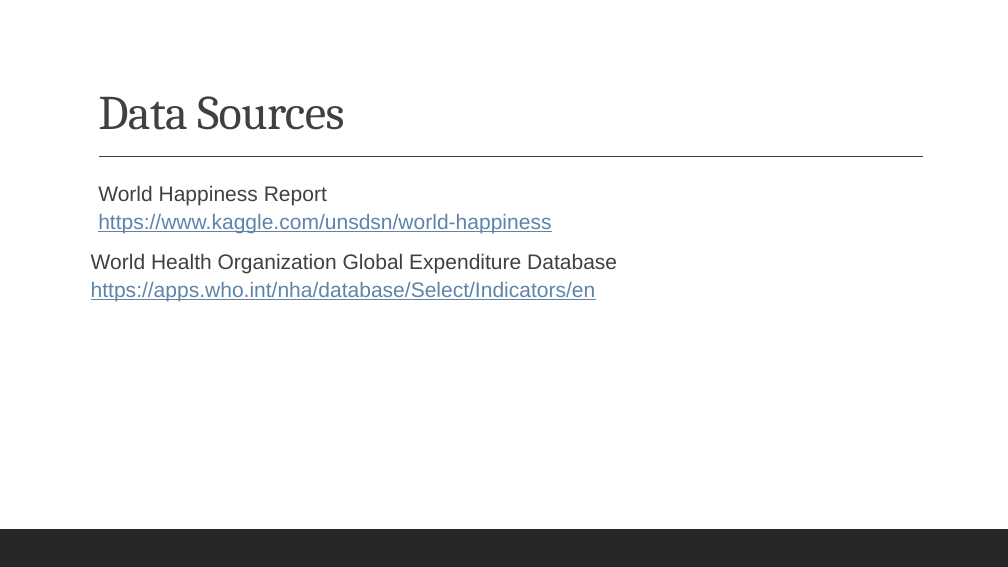
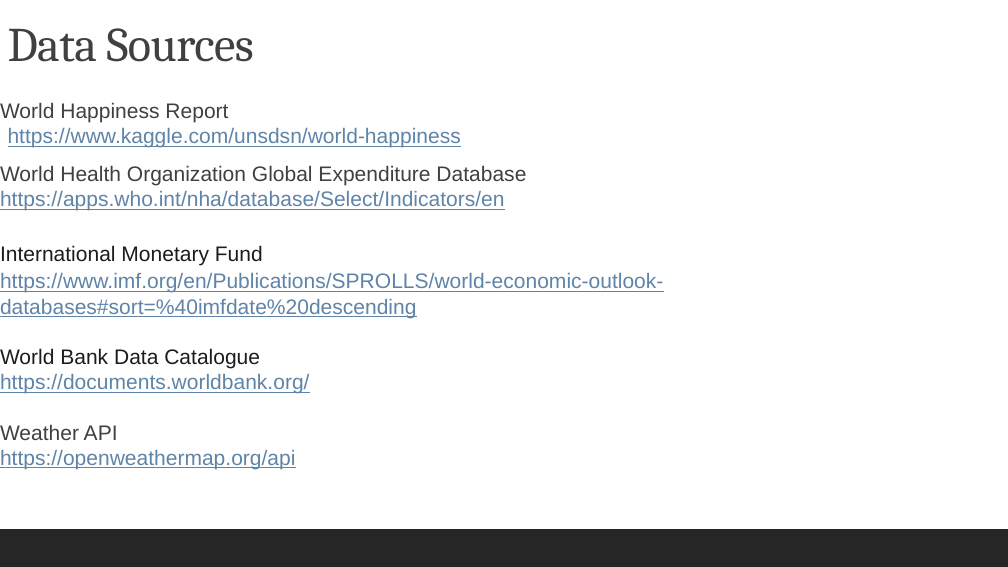
Before and after one commit to reginesgit/Factors-Contributing-to-a-Countrys-Happiness, a slide deck: slide 6 of Anaconda_Results_Presentation.pptx. Drawn at 1008x567 pixels with LibreOffice and Linux fonts; fonts in the diff are those of the drawing. Boxes give left, top, right and bottom in pixels: in the first picture for what was removed or moved away, otherwise in the second. Text is boxed around its words. In the diff, an @@ line names an element or a change of style, - is before the commit and + after.

Commit message:
adding info in health

```diff
--- a/Anaconda_Results_Presentation.pptx
+++ b/Anaconda_Results_Presentation.pptx
@@ title "Data Sources": place and size @@
-title "Data Sources" at box(98, 96, 344, 130)
+title "Data Sources" at box(8, 28, 254, 62)
@@ text at box(0, 102, 526, 211): bullet   to none; line spacing 1.1 to 1 @@
@@ text "World Happiness Report": place and size @@
-text "World Happiness Report" at box(91, 185, 617, 301)
+text "World Happiness Report" at box(0, 102, 663, 469)
@@ line removed from (99, 157) to (923, 157) @@
@@ text at box(0, 245, 663, 469): paragraphs added @@
+International Monetary Fund
+https://www.imf.org/en/Publications/SPROLLS/world-economic-outlook-databases#sort=%40imfdate%20descending
+World Bank Data Catalogue
+https://documents.worldbank.org/
+Weather API
+https://openweathermap.org/api
```
Also in this commit, not shown: 6 other slides changed, 2 slides added, 1 slide removed, 4 other files.
